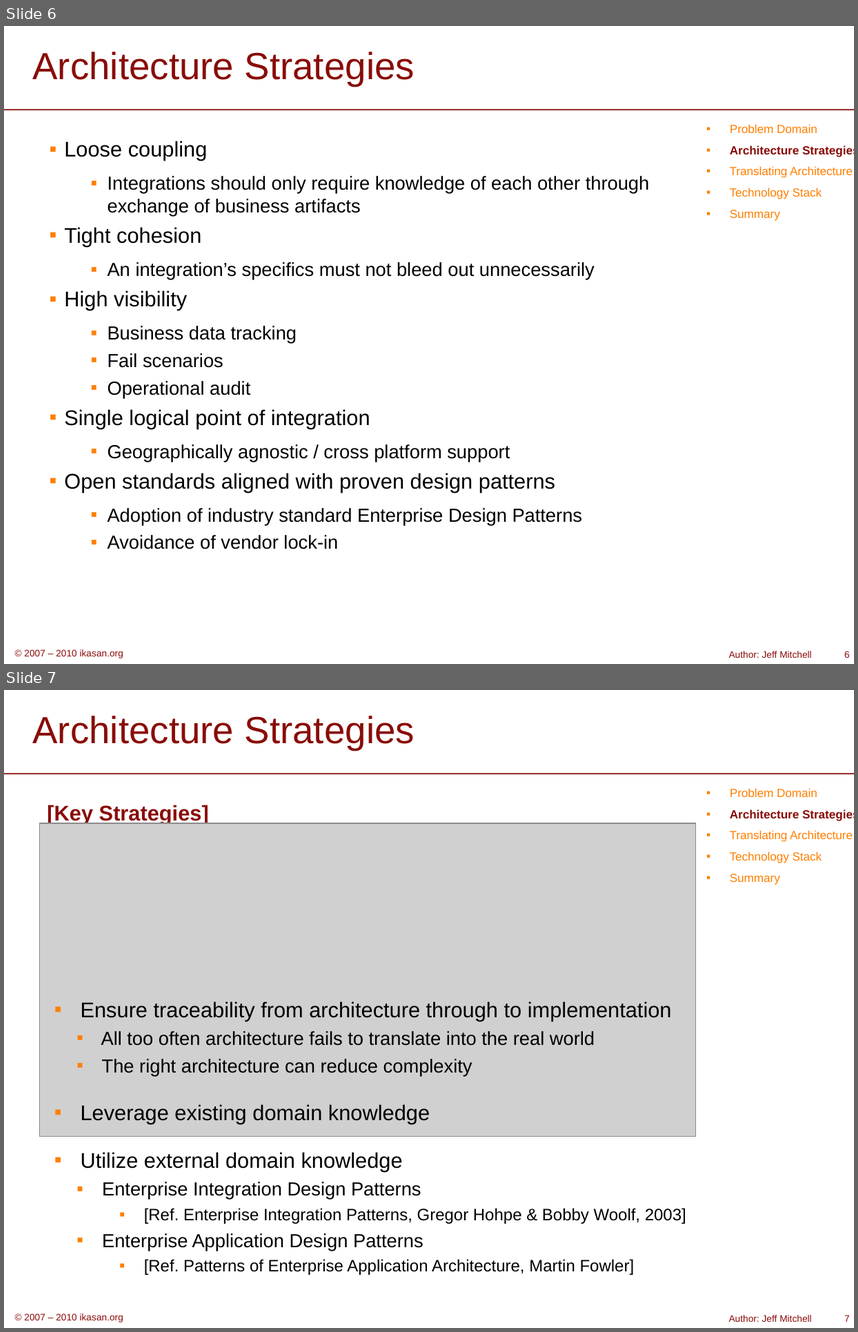
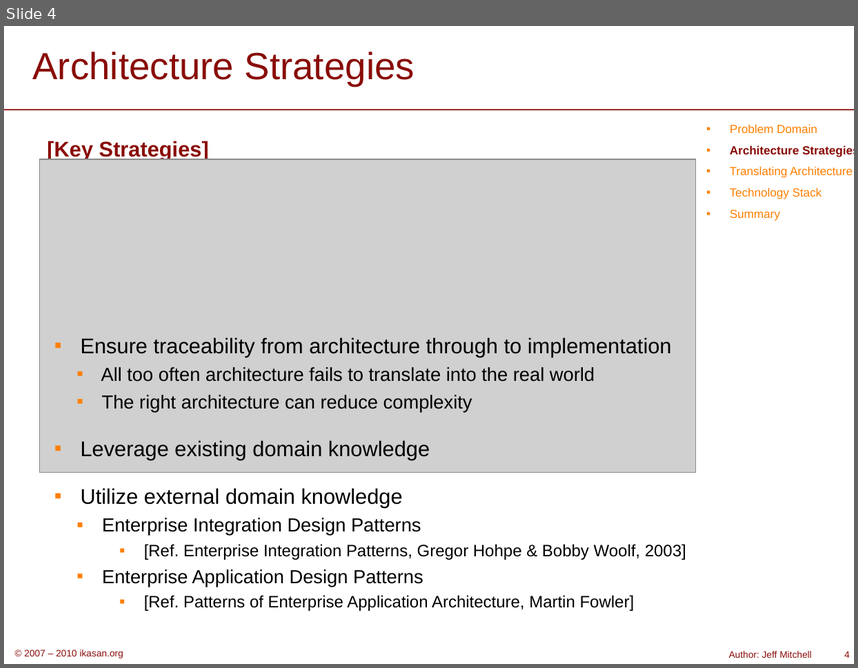
Before and after one commit to ikasanEIP/ikasan, a slide deck: docs/presentation/LightningTalk.ppt. Shown one above the other, each under a label of ours: slides 6 and 7 before the commit, slide 4 after it. The pictures are 858x1332 and 858x668 pixels, drawn with LibreOffice and Linux fonts; fonts in the diff are those of the drawing; grey boxes stand for pictures; background and template pictures are left out. Boxes give left, top, right and bottom in pixels: in the first picture for what was removed or moved away, otherwise in the second. Text is boxed around its words. In the diff, an @@ line names an element or a change of style, - is before the commit and + after.

```diff
--- a/docs/presentation/LightningTalk.ppt
+++ b/docs/presentation/LightningTalk.ppt
@@ slide 6 removed at [4,26,854,664], background #FFFFFF; not listed: 3 template elements that a slide beside it also shows @@
@@ title removed at [32,52,415,85] @@
-Architecture Strategies
@@ text removed at [730,124,854,221] @@
-▪ Problem Domain
-▪ Architecture Strategies
-▪ Translating Architecture
-▪ Technology Stack
-▪ Summary
@@ text removed at [64,141,650,549] @@
-▪ Loose coupling
-  ▪ Integrations should only require knowledge of each other through exchange of business artifacts
-▪ Tight cohesion
-  ▪ An integration’s specifics must not bleed out unnecessarily
-▪ High visibility
-  ▪ Business data tracking
-  ▪ Fail scenarios
-  ▪ Operational audit
-▪ Single logical point of integration
-  ▪ Geographically agnostic / cross platform support
-▪ Open standards aligned with proven design patterns
-  ▪ Adoption of industry standard Enterprise Design Patterns
-  ▪ Avoidance of vendor lock-in
@@ page number removed at [844,650,850,657] @@
-6
@@ what was slide 7 is now slide 4 @@
@@ page number at [844,650,850,657]: text changed @@
-7
+4
```
Also in this commit, not shown: 2 other slides removed.
